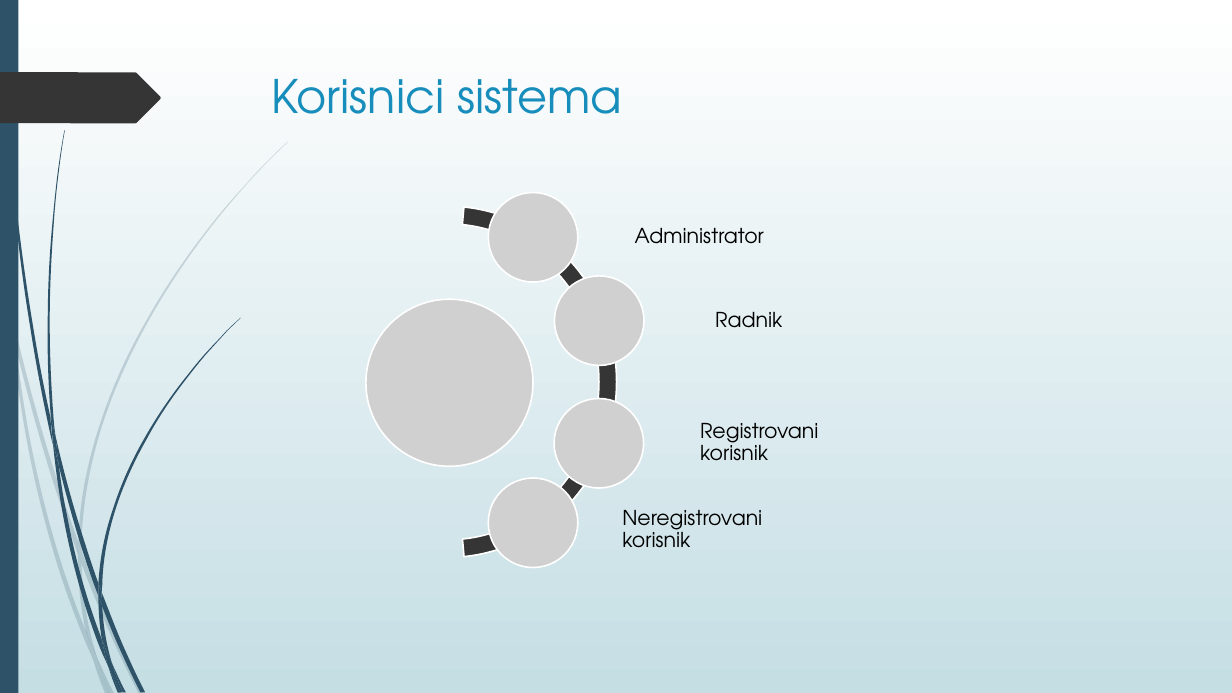
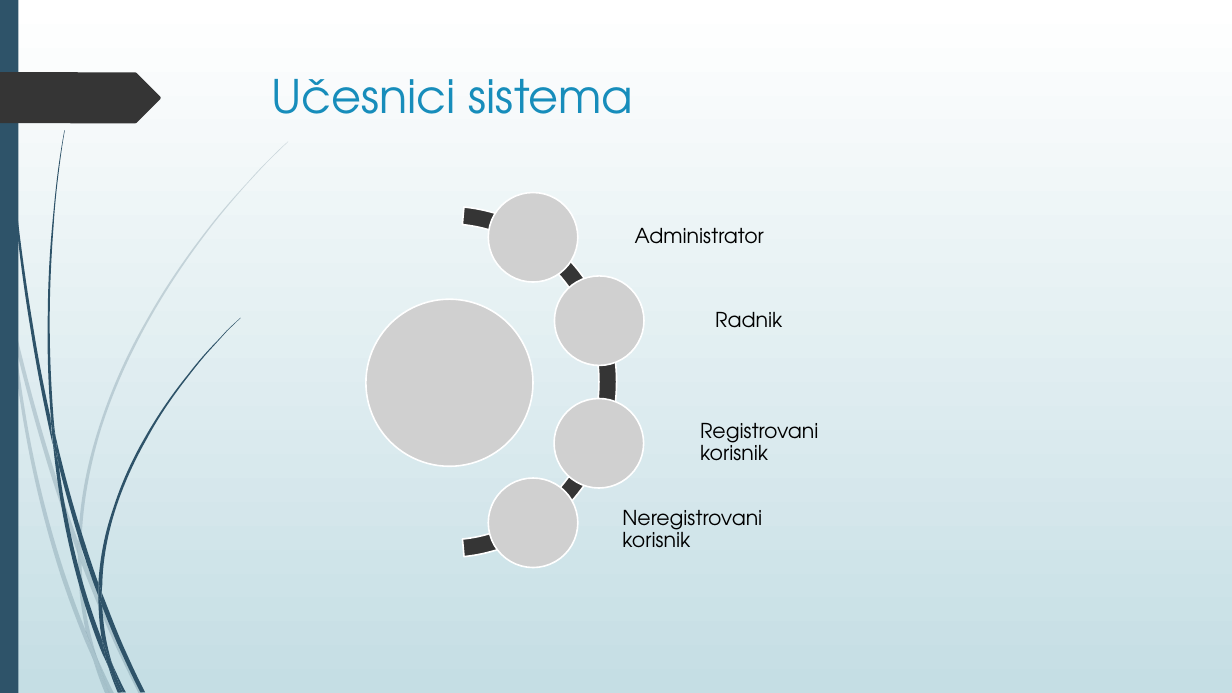
Before and after one commit to BNikola/ticketeer_old, a slide deck: slide 6 of Ticketeer.pptx. Drawn at 1232x693 pixels with LibreOffice and Linux fonts; fonts in the diff are those of the drawing; grey boxes stand for pictures. Boxes give left, top, right and bottom in pixels: in the first picture for what was removed or moved away, otherwise in the second. Text is boxed around its words. In the diff, an @@ line names an element or a change of style, - is before the commit and + after.

```diff
--- a/Ticketeer.pptx
+++ b/Ticketeer.pptx
@@ title at [271,79,634,114]: text changed @@
-Korisnici sistema
+Učesnici sistema
```
Also in this commit, not shown: 1 other slide changed, 4 slides added.
